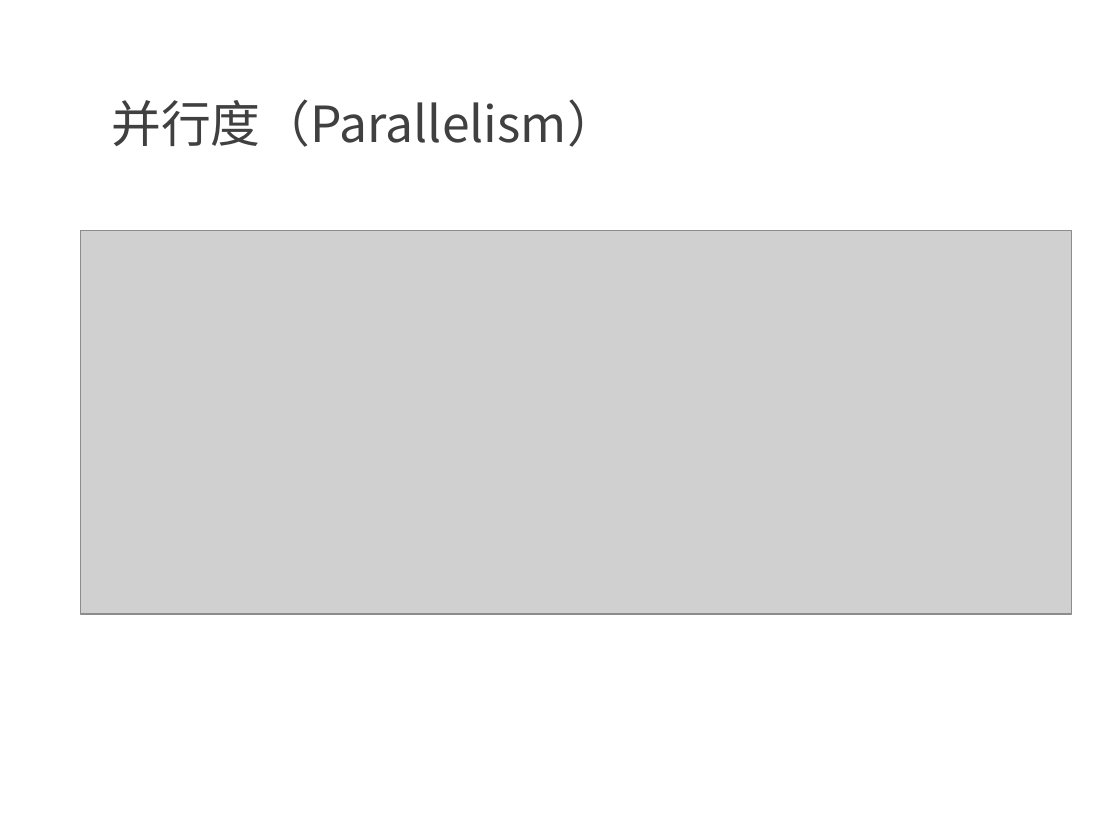
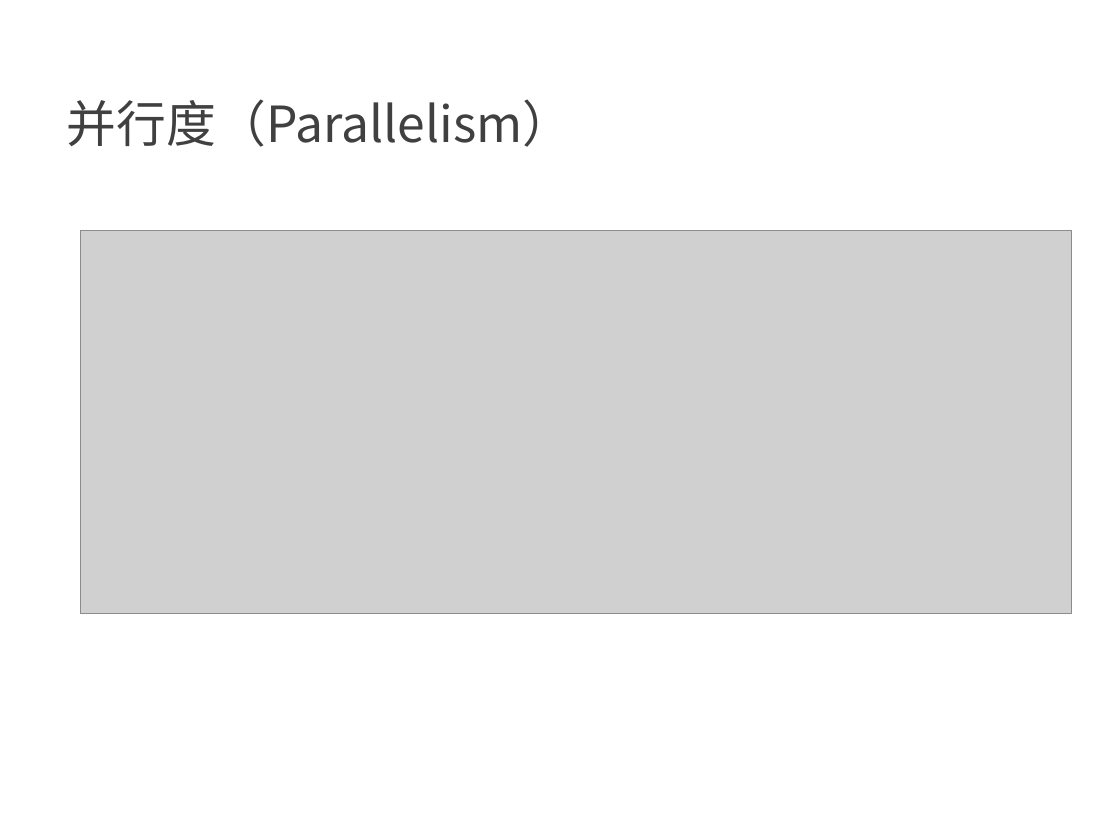
Before and after one commit to confucianzuoyuan/flink-tutorial, a slide deck: slide 20 of slides/2_Flink运行架构.pptx. Drawn at 1120x840 pixels with LibreOffice and Linux fonts; fonts in the diff are those of the drawing; grey boxes stand for pictures; background and template pictures are left out. Boxes give left, top, right and bottom in pixels: in the first picture for what was removed or moved away, otherwise in the second. Text is boxed around its words. In the diff, an @@ line names an element or a change of style, - is before the commit and + after.

```diff
--- a/slides/2_Flink运行架构.pptx
+++ b/slides/2_Flink运行架构.pptx
@@ text "并行度（Parallelism）" at (67, 99, 573, 147): indent changed @@
```
Also in this commit, not shown: 19 other slides changed, 2 other files.
